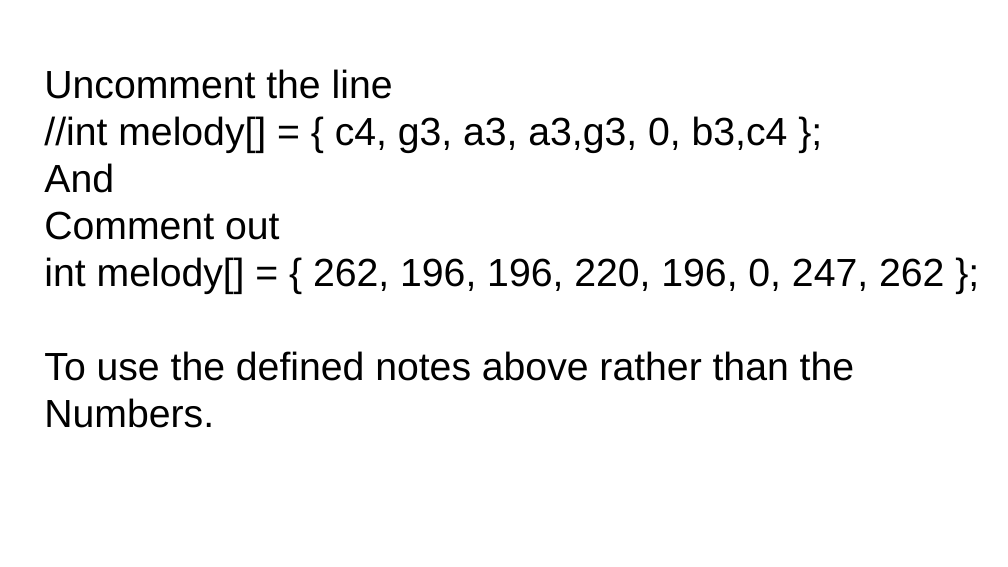
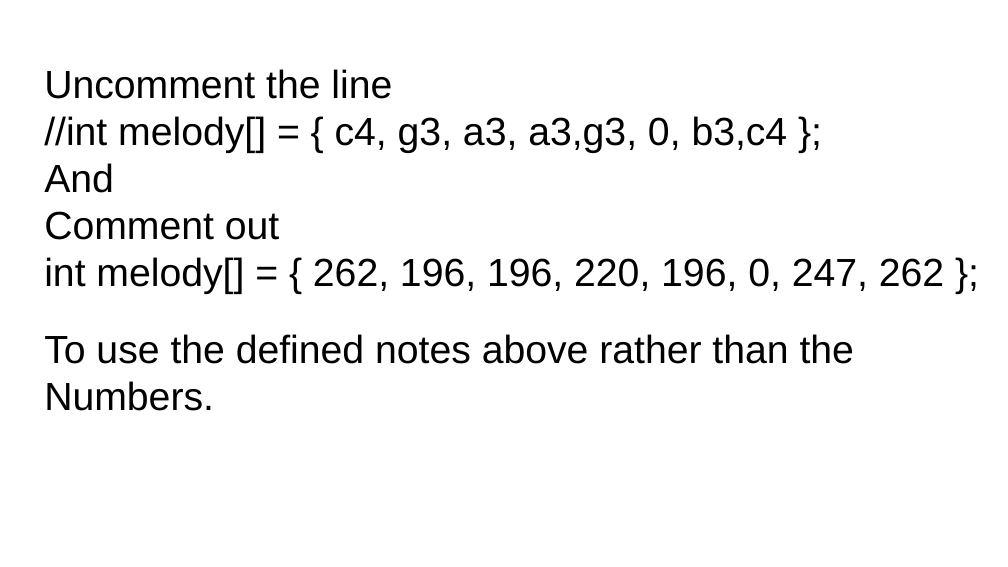
Before and after one commit to weirdworkshop/CreativePhysicalComputing, a slide deck: slide 10 of Week4/Week 4.pptx. Drawn at 1008x567 pixels with LibreOffice and Linux fonts; fonts in the diff are those of the drawing. Boxes give left, top, right and bottom in pixels: in the first picture for what was removed or moved away, otherwise in the second. Text is boxed around its words. In the diff, an @@ line names an element or a change of style, - is before the commit and + after.

```diff
--- a/Week4/Week 4.pptx
+++ b/Week4/Week 4.pptx
@@ text at (44, 69, 944, 411): text changed @@
-Uncomment the line
-//int melody[] = { c4, g3, a3, a3,g3, 0, b3,c4 };
-And
-Comment out
-int melody[] = { 262, 196, 196, 220, 196, 0, 247, 262 };
-To use the defined notes above rather than the
-Numbers.
+Uncomment the line
+//int melody[] = { c4, g3, a3, a3,g3, 0, b3,c4 };
+And
+Comment out
+int melody[] = { 262, 196, 196, 220, 196, 0, 247, 262 };
+To use the defined notes above rather than the
+Numbers.
```
Also in this commit, not shown: 10 other slides changed.
